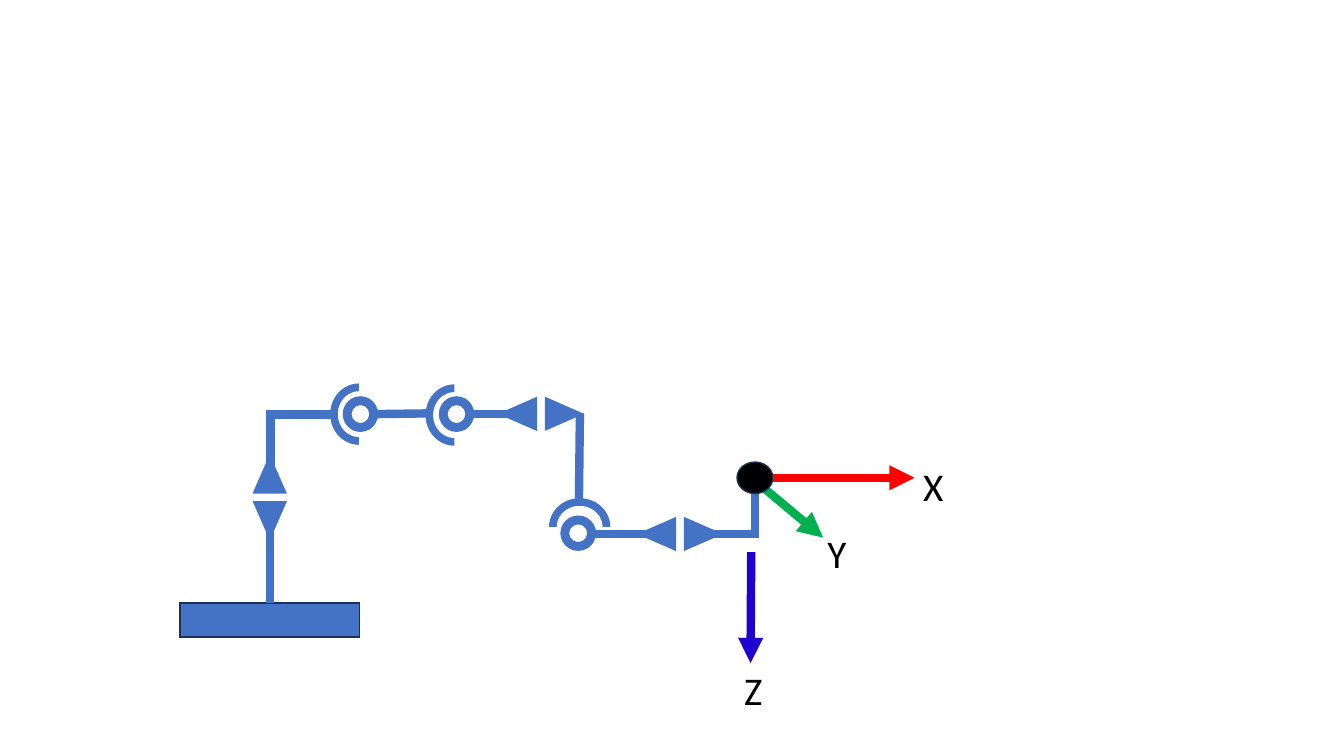
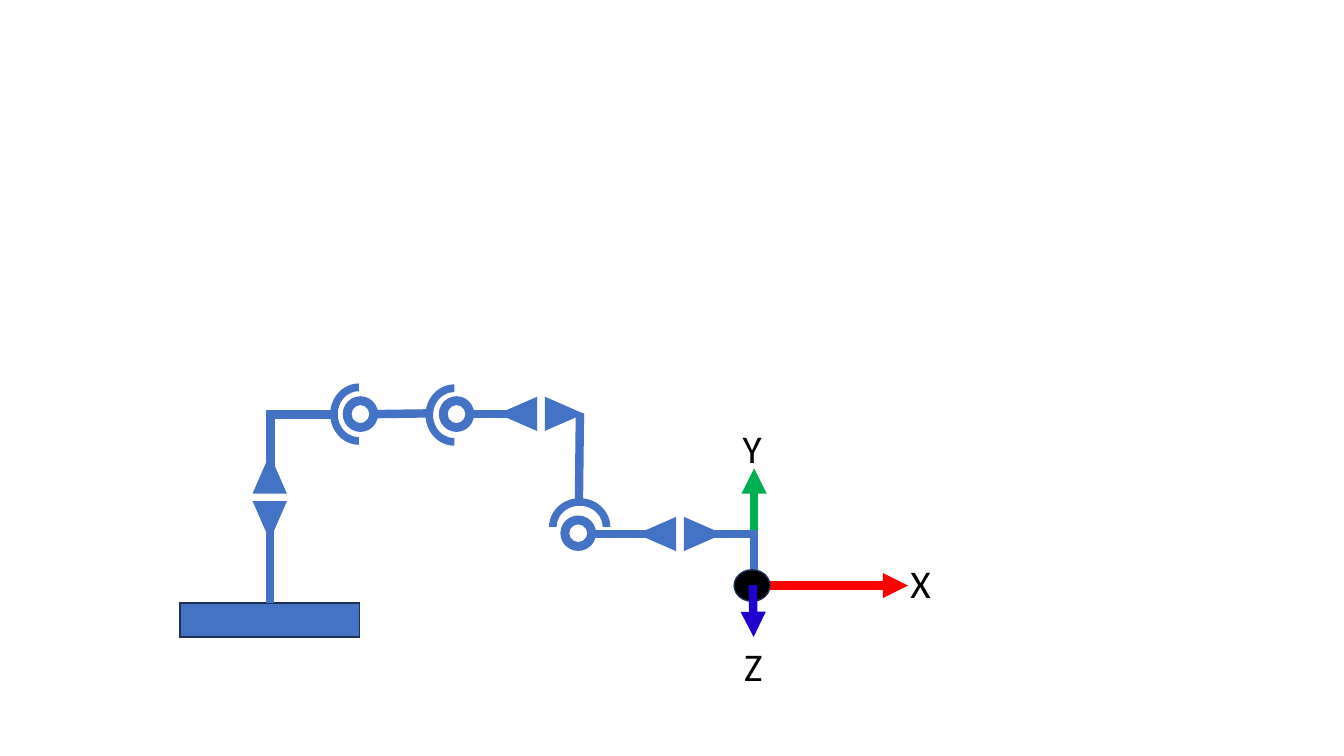
Before and after one commit to JanNalivaika/MASTERS-THESIS, a slide deck: slide 26 of Latex/figures/images.pptx. Drawn at 1344x756 pixels with LibreOffice and Linux fonts; fonts in the diff are those of the drawing. Boxes give left, top, right and bottom in pixels: in the first picture for what was removed or moved away, otherwise in the second. Text is boxed around its words. In the diff, an @@ line names an element or a change of style, - is before the commit and + after.

```diff
--- a/Latex/figures/images.pptx
+++ b/Latex/figures/images.pptx
@@ text "Y" rewrapped from (x1=827, y1=543, x2=846, y2=568) to (x1=743, y1=438, x2=762, y2=474) @@
@@ arrow moved from (760, 485) - (824, 537) to (754, 582) - (754, 469) @@
@@ line moved from (755, 537) - (755, 488) to (754, 583) - (754, 533) @@
@@ text "X" moved from (x1=923, y1=476, x2=943, y2=501) to (x1=910, y1=573, x2=930, y2=598) @@
@@ ellipse moved from (x1=737, y1=462, x2=773, y2=493) to (x1=734, y1=570, x2=770, y2=601) @@
@@ arrow moved from (751, 553) - (751, 663) to (753, 585) - (754, 637) @@
@@ arrow moved from (773, 478) - (914, 478) to (766, 586) - (908, 586) @@
@@ text "Z" moved from (x1=744, y1=680, x2=762, y2=705) to (x1=744, y1=656, x2=762, y2=681) @@
```
Also in this commit, not shown: 20 other files.
